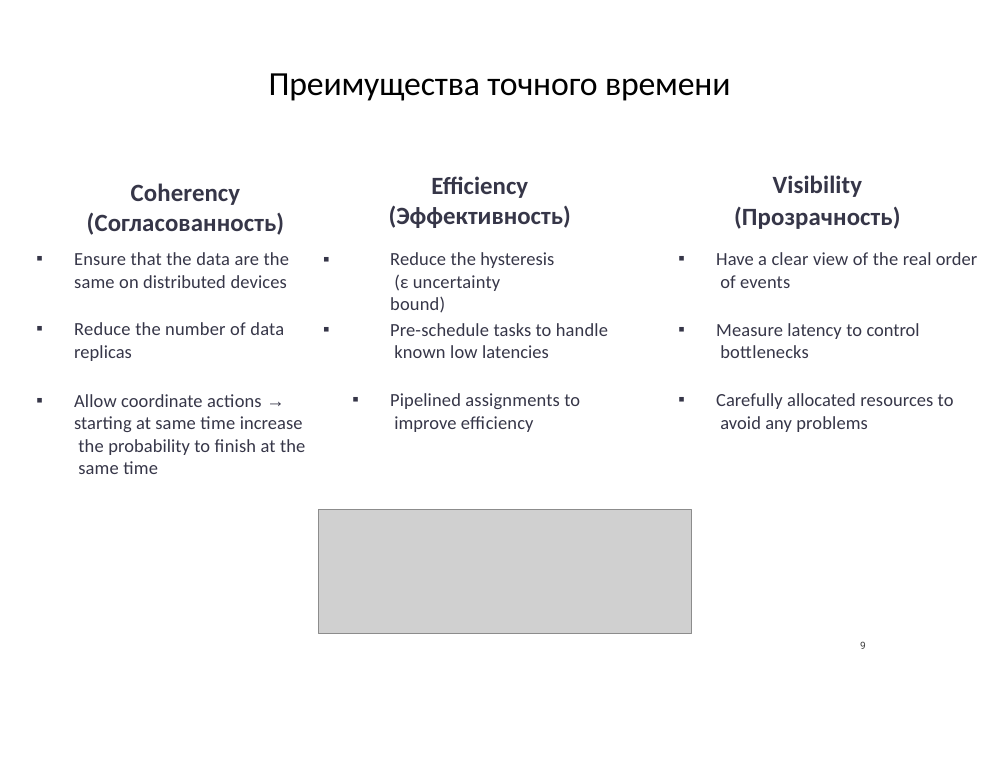
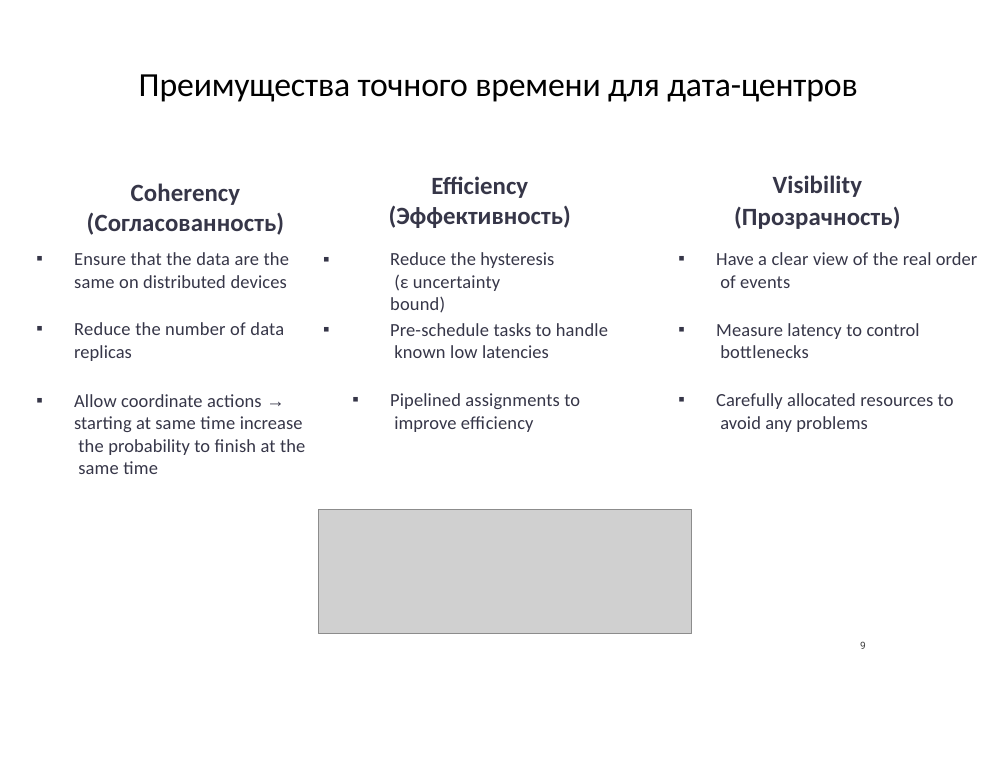
Before and after one commit to SiwaNetwork/QUANTUM, a slide deck: slide 1 of Time-Card/ДОКУМЕНТЫ/МАТЕРИАЛ СТАТЬИ/Применение в датацентрах и приложениях.pptx (slide 2 before the commit). Drawn at 1008x779 pixels with LibreOffice and Linux fonts; fonts in the diff are those of the drawing; grey boxes stand for pictures. Boxes give left, top, right and bottom in pixels: in the first picture for what was removed or moved away, otherwise in the second. Text is boxed around its words. In the diff, an @@ line names an element or a change of style, - is before the commit and + after.

```diff
--- a/Time-Card/ДОКУМЕНТЫ/МАТЕРИАЛ СТАТЬИ/Применение в датацентрах и приложениях.pptx
+++ b/Time-Card/ДОКУМЕНТЫ/МАТЕРИАЛ СТАТЬИ/Применение в датацентрах и приложениях.pptx
@@ title at [139, 74, 857, 102]: text changed @@
-Преимущества точного времени
+Преимущества точного времени для дата-центров
```
Also in this commit, not shown: 22 other slides changed, 1 slide removed, 4 other files.
